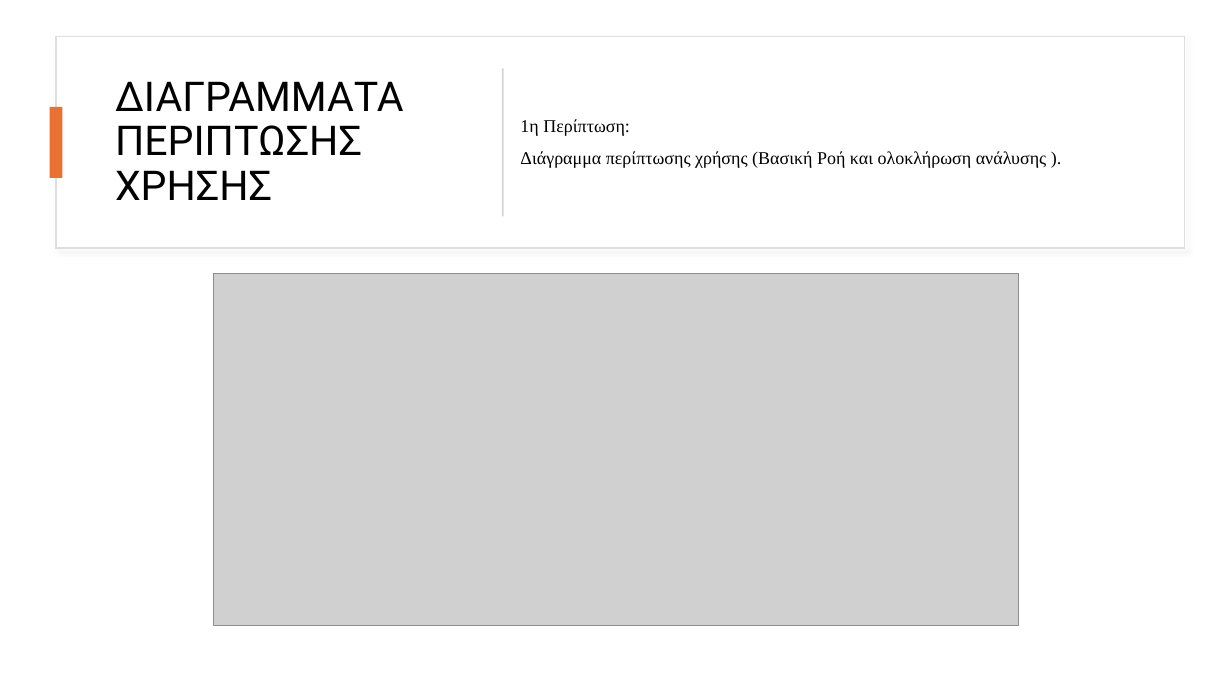
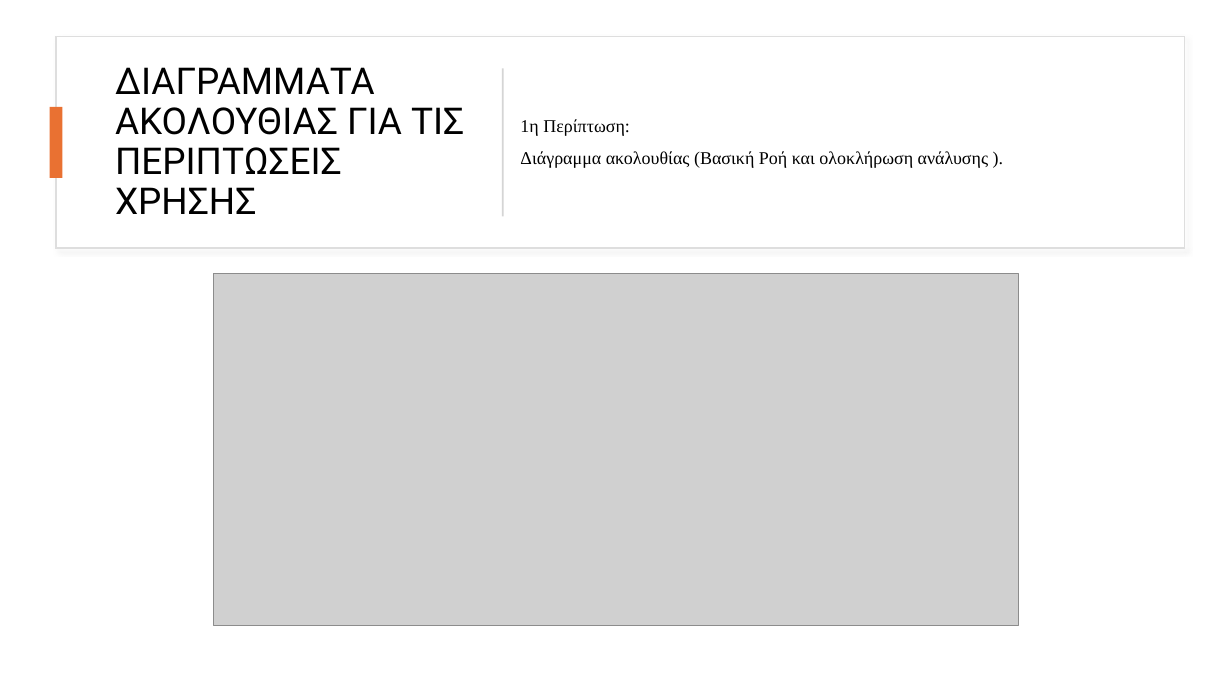
Before and after one commit to Dimbsb/SOFTWARE_TEAM_25, a slide deck: slide 10 of ΠΑΡΟΥΣΙΑΣΗ_ΕΡΓΑΣΙΑΣ_ΟΜΑΔΑ_25.pptx. Drawn at 1232x693 pixels with LibreOffice and Linux fonts; fonts in the diff are those of the drawing; grey boxes stand for pictures. Boxes give left, top, right and bottom in pixels: in the first picture for what was removed or moved away, otherwise in the second. Text is boxed around its words. In the diff, an @@ line names an element or a change of style, - is before the commit and + after.

```diff
--- a/ΠΑΡΟΥΣΙΑΣΗ_ΕΡΓΑΣΙΑΣ_ΟΜΑΔΑ_25.pptx
+++ b/ΠΑΡΟΥΣΙΑΣΗ_ΕΡΓΑΣΙΑΣ_ΟΜΑΔΑ_25.pptx
@@ title at bbox=[115, 67, 464, 214]: text changed; size 32 to 28.8 pt @@
-ΔΙΑΓΡΑΜΜΑΤΑ ΠΕΡΙΠΤΩΣΗΣ ΧΡΗΣΗΣ
+ΔΙΑΓΡΑΜΜΑΤΑ ΑΚΟΛΟΥΘΙΑΣ ΓΙΑ ΤΙΣ ΠΕΡΙΠΤΩΣΕΙΣ ΧΡΗΣΗΣ
@@ text at bbox=[520, 151, 988, 168]: text changed @@
-Διάγραμμα περίπτωσης χρήσης (Βασική Ροή και ολοκλήρωση ανάλυσης ).
+Διάγραμμα ακολουθίας (Βασική Ροή και ολοκλήρωση ανάλυσης ).
```
Also in this commit, not shown: 1 other slide changed.
